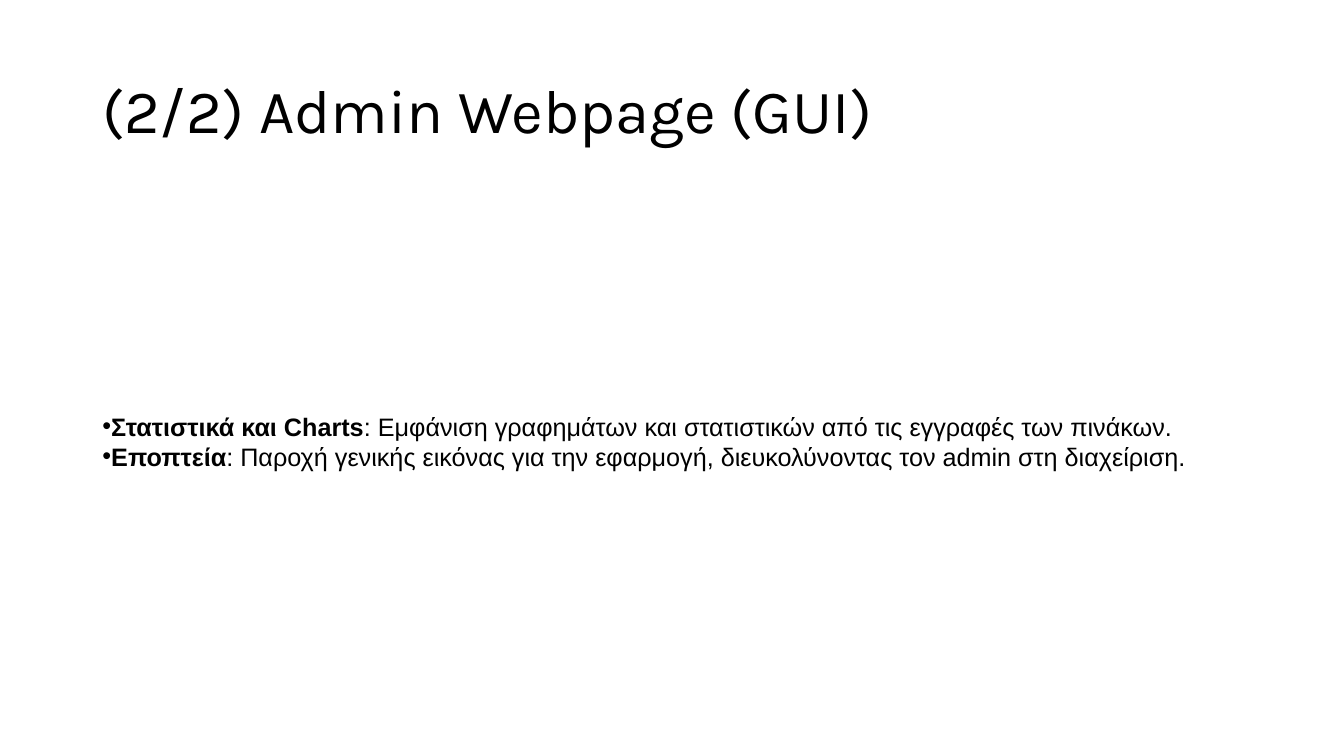
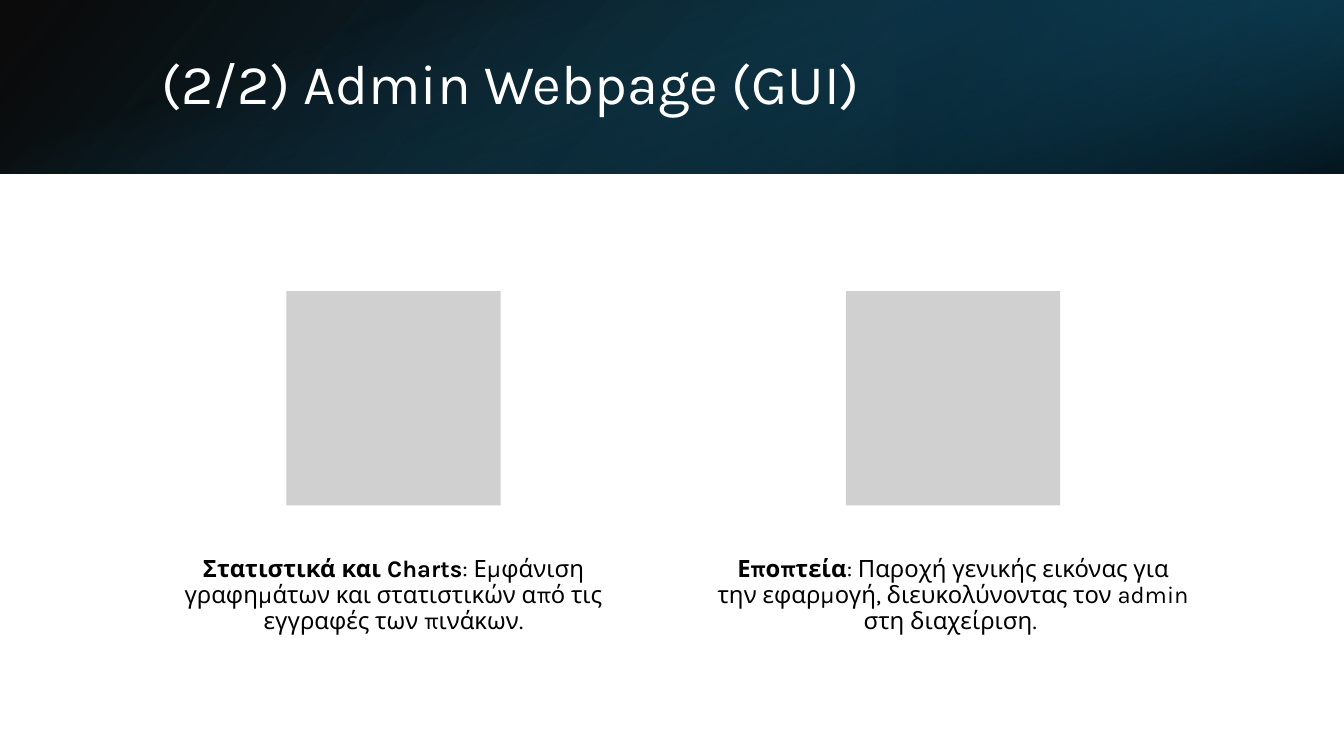
Before and after one commit to HOBBIEZ/ZDFinance, a slide deck: slide 6 of ΣΒΔ2 Παρουσίαση.pptx. Drawn at 1344x756 pixels with LibreOffice and Linux fonts; fonts in the diff are those of the drawing; grey boxes stand for pictures. Boxes give left, top, right and bottom in pixels: in the first picture for what was removed or moved away, otherwise in the second. Text is boxed around its words. In the diff, an @@ line names an element or a change of style, - is before the commit and + after.

```diff
--- a/ΣΒΔ2 Παρουσίαση.pptx
+++ b/ΣΒΔ2 Παρουσίαση.pptx
@@ rectangle added at bbox=[0, 0, 1344, 173], fill gradient #000000 to #104862 @@
@@ rectangle added at bbox=[0, 1, 1343, 174], fill gradient #156082 to #000000 @@
@@ rectangle added at bbox=[896, 0, 1344, 173], fill gradient #0B3041 to #156082 @@
@@ title "(2/2) Admin Webpage (GUI)": place and size @@
-title "(2/2) Admin Webpage (GUI)" at bbox=[102, 88, 873, 148]
+title "(2/2) Admin Webpage (GUI)" at bbox=[161, 63, 860, 118]
@@ title "(2/2) Admin Webpage (GUI)" at bbox=[161, 63, 860, 118]: size 44 to 40 pt, text colour #000000 to #FFFFFF @@
@@ text removed at bbox=[111, 417, 1186, 471] @@
-• Στατιστικά και Charts: Εμφάνιση γραφημάτων και στατιστικών από τις εγγραφές των πινάκων.
-• Εποπτεία: Παροχή γενικής εικόνας για την εφαρμογή, διευκολύνοντας τον admin στη διαχείριση.
@@ group added at bbox=[203, 291, 1189, 635]: 2 pictures, 2 texts @@
+Στατιστικά και Charts: Εμφάνιση γραφημάτων και στατιστικών από τις εγγραφές των πινάκων.
+Εποπτεία: Παροχή γενικής εικόνας για την εφαρμογή, διευκολύνοντας τον admin στη διαχείριση.
```
Also in this commit, not shown: 10 other slides changed.
